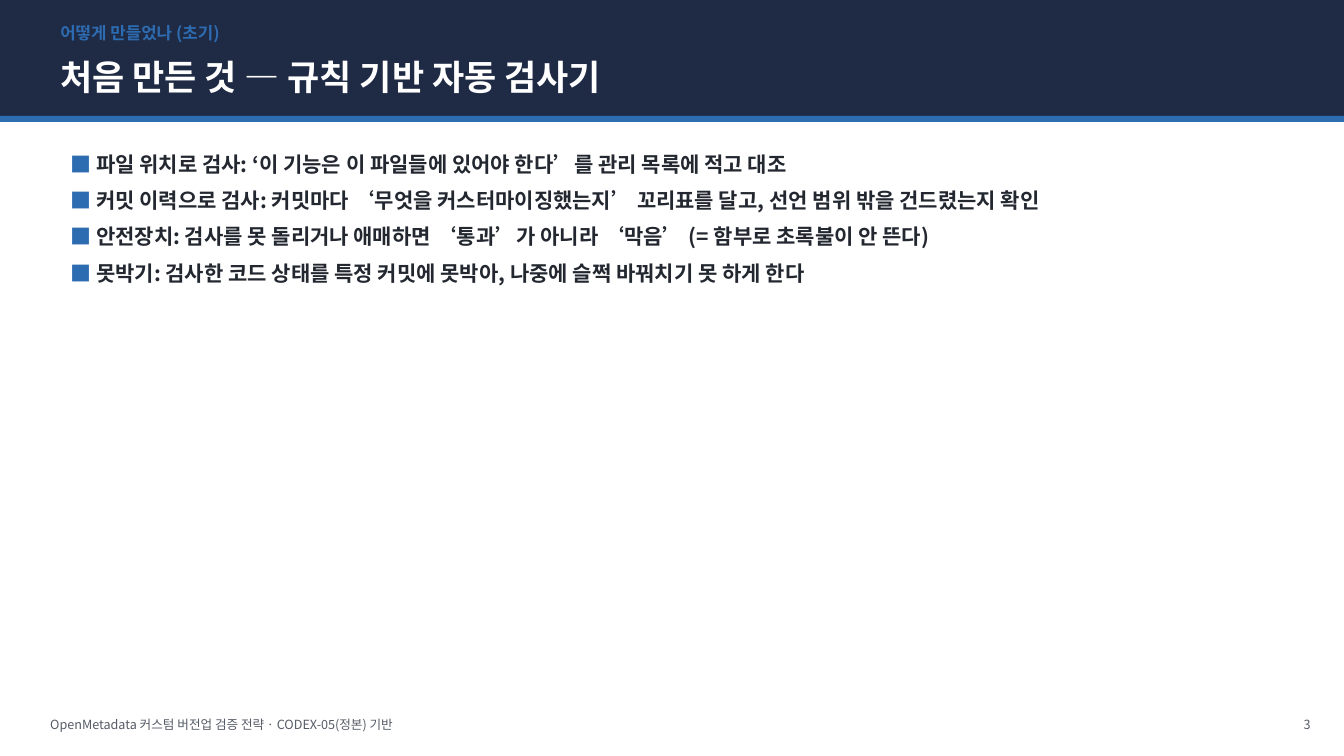
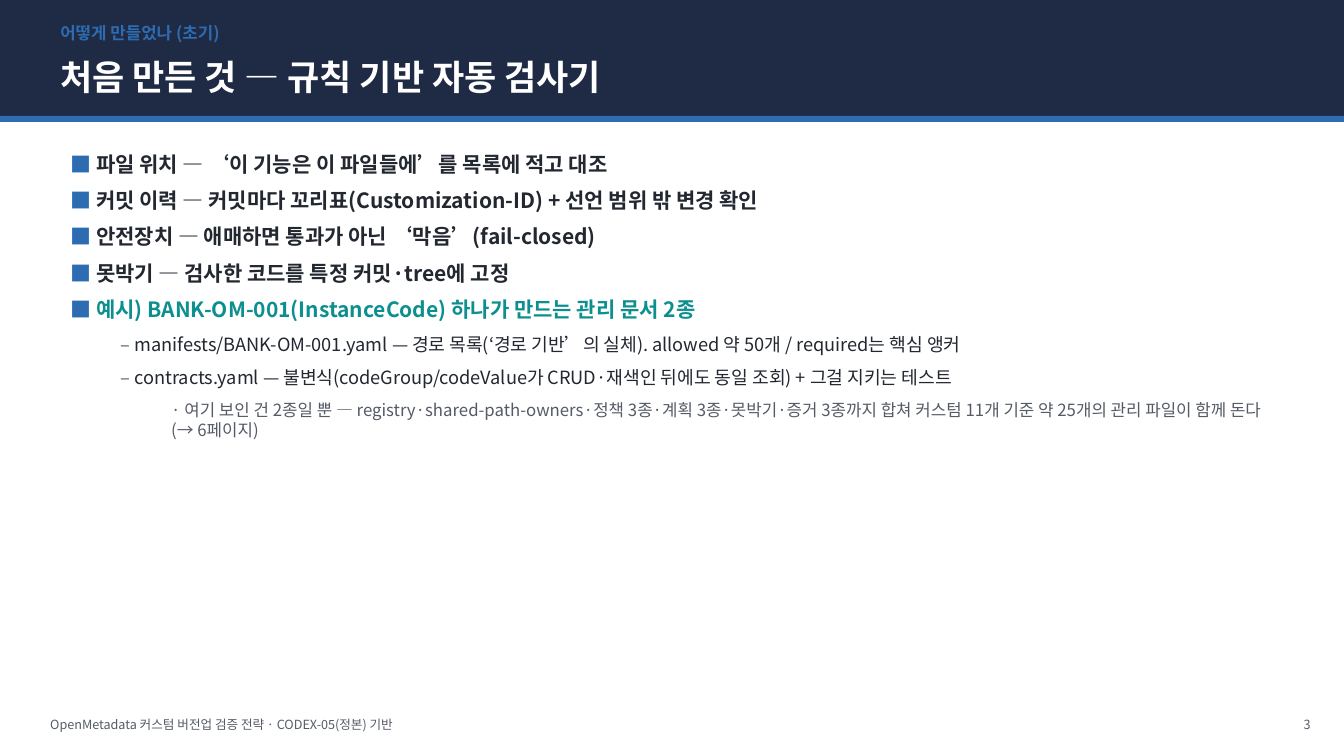
Before and after one commit to easyseop/openmetadata-lab-docs, a slide deck: slide 3 of docs/CODEX-05-전략발표.pptx. Drawn at 1344x756 pixels with LibreOffice and Linux fonts; fonts in the diff are those of the drawing. Boxes give left, top, right and bottom in pixels: in the first picture for what was removed or moved away, otherwise in the second. Text is boxed around its words. In the diff, an @@ line names an element or a change of style, - is before the commit and + after.

```diff
--- a/docs/CODEX-05-전략발표.pptx
+++ b/docs/CODEX-05-전략발표.pptx
@@ text at <box>96,154,1261,439</box>: text changed; bold off @@
-■ 파일 위치로 검사: ‘이 기능은 이 파일들에 있어야 한다’를 관리 목록에 적고 대조
-■ 커밋 이력으로 검사: 커밋마다 ‘무엇을 커스터마이징했는지’ 꼬리표를 달고, 선언 범위 밖을 건드렸는지 확인
-■ 안전장치: 검사를 못 돌리거나 애매하면 ‘통과’가 아니라 ‘막음’ (= 함부로 초록불이 안 뜬다)
-■ 못박기: 검사한 코드 상태를 특정 커밋에 못박아, 나중에 슬쩍 바꿔치기 못 하게 한다
+■ 파일 위치 — ‘이 기능은 이 파일들에’를 목록에 적고 대조
+■ 커밋 이력 — 커밋마다 꼬리표(Customization-ID) + 선언 범위 밖 변경 확인
+■ 안전장치 — 애매하면 통과가 아닌 ‘막음’(fail-closed)
+■ 못박기 — 검사한 코드를 특정 커밋·tree에 고정
+■ 예시) BANK-OM-001(InstanceCode) 하나가 만드는 관리 문서 2종
+  – manifests/BANK-OM-001.yaml — 경로 목록(‘경로 기반’의 실체). allowed 약 50개 / required는 핵심 앵커
+  – contracts.yaml — 불변식(codeGroup/codeValue가 CRUD·재색인 뒤에도 동일 조회) + 그걸 지키는 테스트
+    · 여기 보인 건 2종일 뿐 — registry·shared-path-owners·정책 3종·계획 3종·못박기·증거 3종까지 합쳐 커스텀 11개 기준 약 25개의 관리 파일이 함께 돈다 (→ 6페이지)
```
Also in this commit, not shown: 13 other slides changed, 2 slides added, 1 slide removed, 2 other files.
